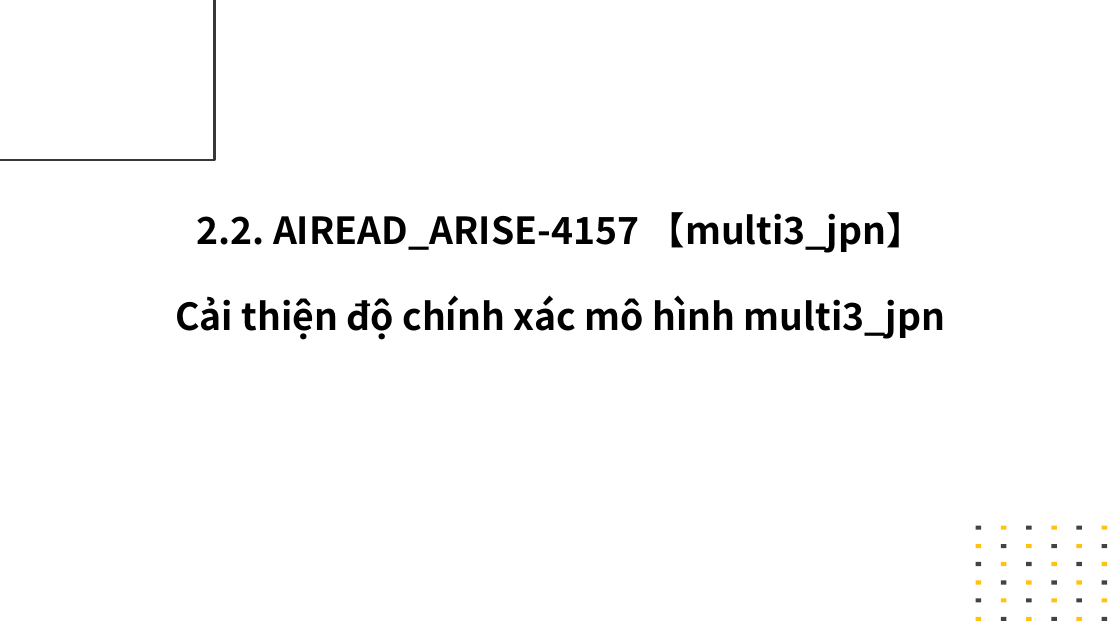
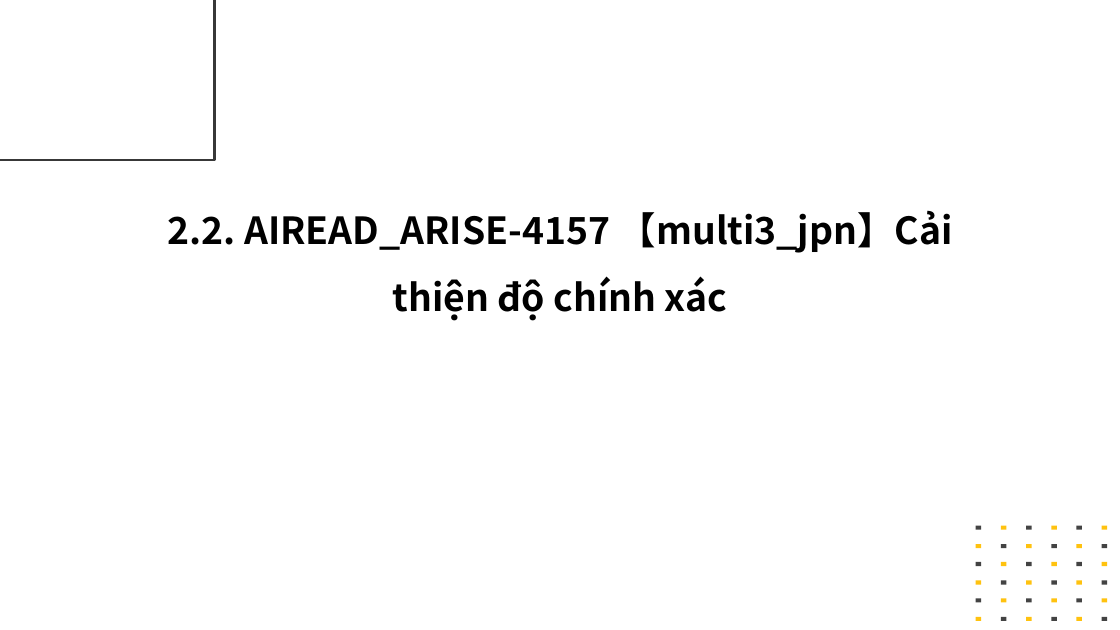
Before and after one commit to anhnvVNU/slide_maker, a slide deck: slide 8 of output/final_presentation.pptx. Drawn at 1120x630 pixels with LibreOffice and Linux fonts; fonts in the diff are those of the drawing. Boxes give left, top, right and bottom in pixels: in the first picture for what was removed or moved away, otherwise in the second. Text is boxed around its words. In the diff, an @@ line names an element or a change of style, - is before the commit and + after.

```diff
--- a/output/final_presentation.pptx
+++ b/output/final_presentation.pptx
@@ text at box(167, 211, 953, 321): text changed @@
-2.2. AIREAD_ARISE-4157 【multi3_jpn】
-Cải thiện độ chính xác mô hình multi3_jpn
+2.2. AIREAD_ARISE-4157 【multi3_jpn】Cải thiện độ chính xác
```
Also in this commit, not shown: 10 other slides changed, 2 slides removed, 25 other files.
